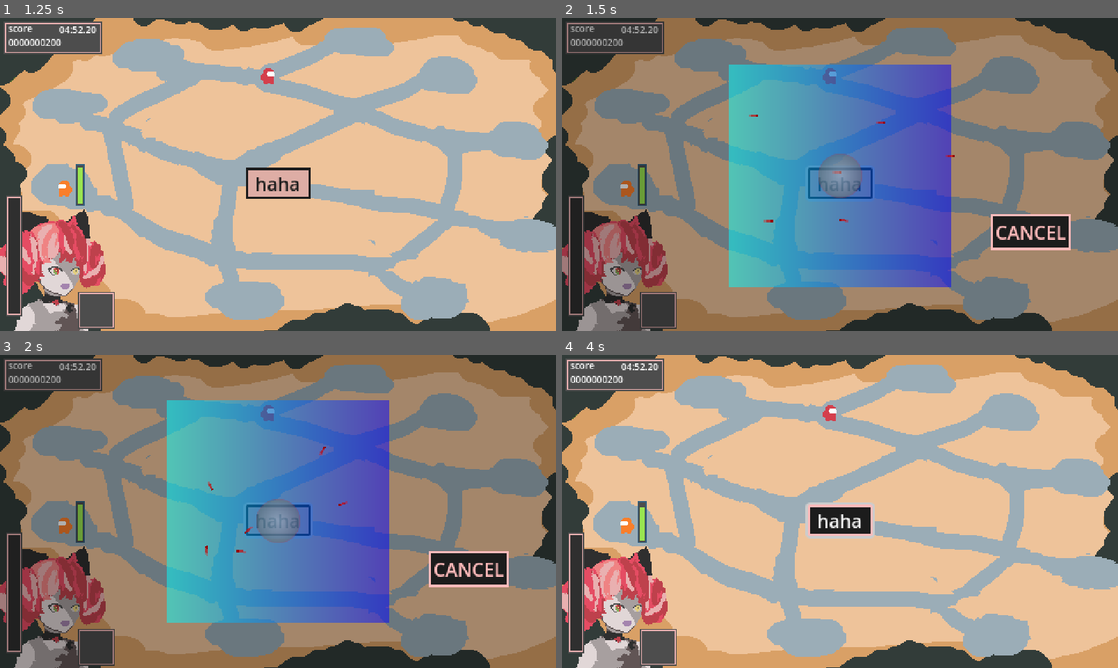
Above: before the commit, frames 1-4 (two rows, left to right).
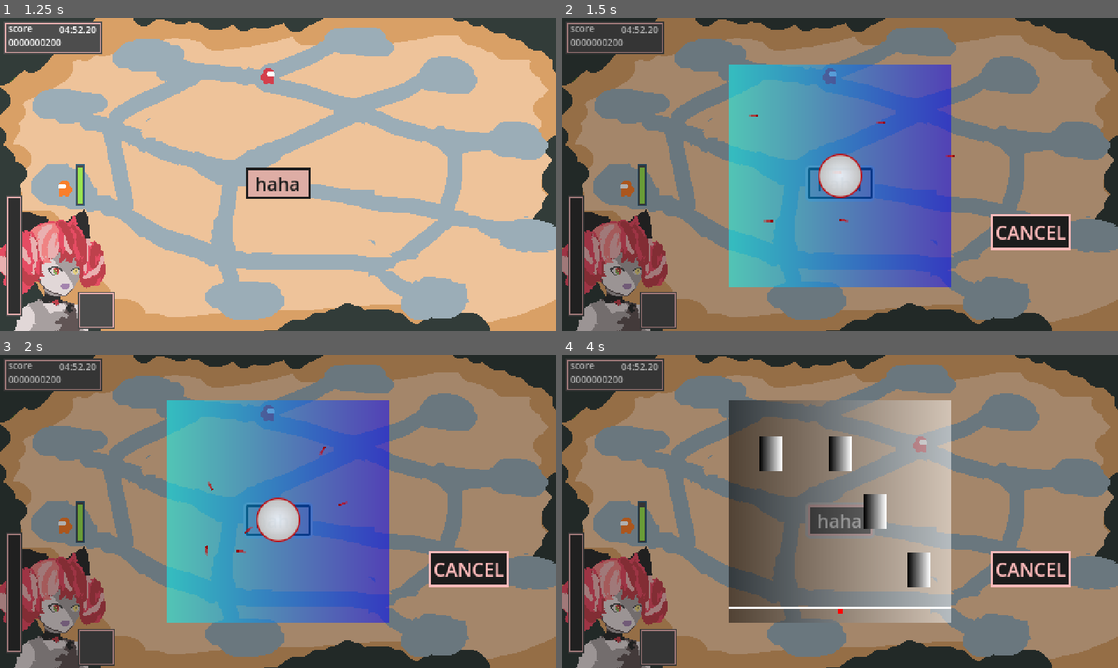
Above: after the commit, the same moments.

Repository: laxeminute/ollie-endless-date
Game: Godot game, scene res://src/interface/title_screen.tscn
Same seed, same stepped clock (60 frames per second), same inputs: the game is played once before the commit and once after it.
Inputs (mouse positions are in pixels of both pictures, inside the frame that each line leads up to):
- Up to frame 1 (1.25 s): click "start" at 0.5 s
- Up to frame 2 (1.5 s): click "haha" at 1.25 s
- Up to frame 3 (2 s): no input
- Up to frame 4 (4 s): click "haha" at 2 s; click "haha" at 2.75 s; move the mouse to (962, 495) at 3.52 s; press the mouse at (962, 495) at 3.53 s

Frame 1 is identical in both runs. In frame 2, 0.9% of the frame differs, in the area x 46-54%, y 43-58%; in frame 3, 0.9%; in frame 4, 88%, in the area x 0-100%, y 0-100%.

Commit message:
Rework activity inputs and polish fish game

Diff:
--- a/project.godot
+++ b/project.godot
@@ -42,6 +42,7 @@
 [layer_names]
 
 2d_physics/layer_5="fish"
+2d_physics/layer_8="mouse"
 
 [rendering]
 
--- a/src/autoload/globals.gd
+++ b/src/autoload/globals.gd
@@ -2,3 +2,14 @@
 
 signal leave_counted_down
 const SITE_COLLISION_LAYER = 1
+
+
+func exp_decay(from: Variant, to: Variant, dt: float, decay: float = 16):
+	## Used for framerate-independent smoothing.
+	if typeof(from) != typeof(to):
+		push_error("Types mismatched for source and destination")
+		return null
+	if from is float:
+		return to + (from - to) * exp(-decay * dt)
+	if from is Vector2:
+		return Vector2(exp_decay(from.x, to.x, dt, decay), exp_decay(from.y, to.y, dt, decay))
--- a/src/level/activity/activity_overlay.tscn
+++ b/src/level/activity/activity_overlay.tscn
@@ -12,6 +12,7 @@
 anchor_bottom = 1.0
 grow_horizontal = 2
 grow_vertical = 2
+mouse_filter = 2
 color = Color(0, 0, 0, 0.313726)
 script = ExtResource("1_k8w4x")
 activity_scenes = Array[PackedScene]([ExtResource("2_yqi1v"), ExtResource("2_p3a7k")])
--- a/src/level/activity/goldfish/catcher.gd
+++ b/src/level/activity/goldfish/catcher.gd
@@ -1,5 +1,9 @@
 class_name Catcher
 extends Area2D
+
+signal caught_fish
+
+@export var catch_duration: float = 0.7
 
 var radius: float:
 	get:
@@ -7,9 +11,20 @@
 var catching: bool = false
 
 
-func catch() -> bool:
+func catch() -> void:
+	if catching:
+		return
 	catching = true
 	# TODO: play sound
-	await get_tree().create_timer(0.7).timeout  # TODO: replace with animation
+	z_index = 0
+	var tween := create_tween()
+	tween.set_ease(Tween.EASE_IN)
+	tween.set_trans(Tween.TRANS_SINE)
+	tween.tween_property(self, "modulate", Color.WHITE, catch_duration).from(
+		Color(Color.WHITE, 0.3)
+	)
+	await tween.finished
+	z_index = 1
 	catching = false
-	return has_overlapping_areas()
+	if has_overlapping_areas():
+		caught_fish.emit()
--- a/src/level/activity/goldfish/catcher.tscn
+++ b/src/level/activity/goldfish/catcher.tscn
@@ -3,8 +3,8 @@
 [ext_resource type="Script" uid="uid://d0yei3iwxi1c" path="res://src/level/activity/goldfish/catcher.gd" id="1_wk5ja"]
 
 [sub_resource type="Gradient" id="Gradient_wk5ja"]
-offsets = PackedFloat32Array(0, 0.935065, 1)
-colors = PackedColorArray(0.72549, 0.72549, 0.72549, 0.564706, 0.431373, 0.431373, 0.431373, 0.564706, 1, 0, 0, 0)
+offsets = PackedFloat32Array(0, 0.883117, 0.941558, 1)
+colors = PackedColorArray(1, 1, 1, 0.854902, 0.760784, 0.760784, 0.760784, 1, 0.760784, 0, 0, 1, 1, 0, 0, 0)
 
 [sub_resource type="GradientTexture2D" id="GradientTexture2D_hqeum"]
 gradient = SubResource("Gradient_wk5ja")
--- a/src/level/activity/goldfish/goldfish_activity.gd
+++ b/src/level/activity/goldfish/goldfish_activity.gd
@@ -7,27 +7,24 @@
 const HALF_HEIGHT = HEIGHT / 2.0
 const HALF_WIDTH = WIDTH / 2.0
 
+@export var catcher_agility: float = 16.0
+
 @onready var catcher: Catcher = $Catcher
 
 
-func _input(event: InputEvent) -> void:
-	if event.is_action_pressed("activity_action"):
-		_catch()
-
-
-func _process(_delta: float) -> void:
+func _process(delta: float) -> void:
 	if catcher.catching:
 		return
-	# TODO: position smoothing
-	catcher.position = get_local_mouse_position().clamp(
+	var target_position: Vector2 = get_local_mouse_position().clamp(
 		Vector2(-HALF_WIDTH + catcher.radius, -HALF_HEIGHT + catcher.radius),
 		Vector2(HALF_WIDTH - catcher.radius, HALF_HEIGHT - catcher.radius)
 	)
+	catcher.position = Globals.exp_decay(catcher.position, target_position, delta, catcher_agility)
 
 
-func _catch() -> void:
-	if catcher.catching:
-		return
-	var caught = await catcher.catch()
-	if caught:
-		completed.emit()
+func _on_click_detector_clicked() -> void:
+	catcher.catch()
+
+
+func _on_catcher_caught_fish() -> void:
+	completed.emit()
--- a/src/level/activity/goldfish/goldfish_activity.tscn
+++ b/src/level/activity/goldfish/goldfish_activity.tscn
@@ -1,8 +1,9 @@
-[gd_scene load_steps=6 format=3 uid="uid://ccaep7x1vwor2"]
+[gd_scene load_steps=8 format=3 uid="uid://ccaep7x1vwor2"]
 
 [ext_resource type="Script" uid="uid://dbxhitcs013rf" path="res://src/level/activity/goldfish/goldfish_activity.gd" id="1_kstk1"]
 [ext_resource type="PackedScene" uid="uid://dxje2lxp6qxfr" path="res://src/level/activity/goldfish/fish.tscn" id="2_lxsmm"]
 [ext_resource type="PackedScene" uid="uid://d4c6vhxq7lciu" path="res://src/level/activity/goldfish/catcher.tscn" id="3_aertf"]
+[ext_resource type="Script" uid="uid://d175w5sjdjnup" path="res://src/level/click_detector.gd" id="4_0fyby"]
 
 [sub_resource type="Gradient" id="Gradient_8152h"]
 offsets = PackedFloat32Array(0.012987, 0.993506)
@@ -13,12 +14,19 @@
 width = 192
 height = 192
 
+[sub_resource type="RectangleShape2D" id="RectangleShape2D_i03pl"]
+size = Vector2(192, 192)
+
 [node name="GoldfishActivity" type="Node2D"]
 script = ExtResource("1_kstk1")
 
 [node name="Background" type="Sprite2D" parent="."]
 texture = SubResource("GradientTexture2D_bvick")
 metadata/_edit_lock_ = true
+
+[node name="Catcher" parent="." instance=ExtResource("3_aertf")]
+z_index = 1
+collision_layer = 128
 
 [node name="Fishes" type="CanvasGroup" parent="."]
 
@@ -34,4 +42,16 @@
 
 [node name="Fish6" parent="Fishes" instance=ExtResource("2_lxsmm")]
 
-[node name="Catcher" parent="." instance=ExtResource("3_aertf")]
+[node name="FullArea" type="Area2D" parent="."]
+
+[node name="CollisionShape2D" type="CollisionShape2D" parent="FullArea"]
+shape = SubResource("RectangleShape2D_i03pl")
+debug_color = Color(0.438457, 0.454766, 1, 0.42)
+
+[node name="ClickDetector" type="Node" parent="FullArea" node_paths=PackedStringArray("area")]
+script = ExtResource("4_0fyby")
+area = NodePath("..")
+metadata/_custom_type_script = "uid://d175w5sjdjnup"
+
+[connection signal="caught_fish" from="Catcher" to="." method="_on_catcher_caught_fish"]
+[connection signal="clicked" from="FullArea/ClickDetector" to="." method="_on_click_detector_clicked"]
--- a/src/level/activity/sharpshooting/sharpshooting_activity.gd
+++ b/src/level/activity/sharpshooting/sharpshooting_activity.gd
@@ -23,17 +23,6 @@
 
 func _ready() -> void:
 	reset()
-
-
-func _input(event: InputEvent) -> void:
-	if not event.is_action_pressed("activity_action"):
-		return
-	if tween_y.is_running():
-		tween_y.kill()  # lock vertical in place
-		_setup_tween_x()
-	elif tween_x.is_running():
-		tween_x.kill()
-		_fire()
 
 
 func _process(_delta: float) -> void:
@@ -97,3 +86,12 @@
 	tween_x.tween_property(aim_x, "position", HALF_WIDTH * Vector2.RIGHT, aim_duration.x)
 	tween_x.tween_property(aim_x, "position", HALF_WIDTH * Vector2.LEFT, aim_duration.x)
 	tween_x.custom_step(aim_duration.x / 2.0)
+
+
+func _on_click_detector_clicked() -> void:
+	if tween_y.is_running():
+		tween_y.kill()  # lock vertical in place
+		_setup_tween_x()
+	elif tween_x.is_running():
+		tween_x.kill()
+		_fire()
--- a/src/level/activity/sharpshooting/sharpshooting_activity.tscn
+++ b/src/level/activity/sharpshooting/sharpshooting_activity.tscn
@@ -1,7 +1,8 @@
-[gd_scene load_steps=8 format=3 uid="uid://b3qbvcbj5avoy"]
+[gd_scene load_steps=10 format=3 uid="uid://b3qbvcbj5avoy"]
 
 [ext_resource type="PackedScene" uid="uid://cawcs6blimd6n" path="res://src/level/activity/sharpshooting/target.tscn" id="1_bvick"]
 [ext_resource type="Script" uid="uid://p5evdjf50hk7" path="res://src/level/activity/sharpshooting/sharpshooting_activity.gd" id="1_tlbpb"]
+[ext_resource type="Script" uid="uid://d175w5sjdjnup" path="res://src/level/click_detector.gd" id="3_txmst"]
 
 [sub_resource type="Gradient" id="Gradient_8152h"]
 offsets = PackedFloat32Array(0, 0.993506)
@@ -26,6 +27,9 @@
 
 [sub_resource type="RectangleShape2D" id="RectangleShape2D_tlbpb"]
 size = Vector2(4, 4)
+
+[sub_resource type="RectangleShape2D" id="RectangleShape2D_txmst"]
+size = Vector2(192, 192)
 
 [node name="SharpshootingActivity" type="Node2D"]
 script = ExtResource("1_tlbpb")
@@ -75,3 +79,18 @@
 
 [node name="CollisionShape2D" type="CollisionShape2D" parent="Crosshair"]
 shape = SubResource("RectangleShape2D_tlbpb")
+
+[node name="FullArea" type="Area2D" parent="."]
+collision_layer = 128
+collision_mask = 0
+
+[node name="CollisionShape2D" type="CollisionShape2D" parent="FullArea"]
+shape = SubResource("RectangleShape2D_txmst")
+debug_color = Color(0.438457, 0.454766, 1, 0.42)
+
+[node name="ClickDetector" type="Node" parent="FullArea" node_paths=PackedStringArray("area")]
+script = ExtResource("3_txmst")
+area = NodePath("..")
+metadata/_custom_type_script = "uid://d175w5sjdjnup"
+
+[connection signal="clicked" from="FullArea/ClickDetector" to="." method="_on_click_detector_clicked"]
--- /dev/null
+++ b/src/level/click_detector.gd
@@ -0,0 +1,22 @@
+class_name ClickDetector
+extends Node
+
+signal clicked
+
+@export var area: Area2D
+@export var click_mask: MouseButtonMask = MOUSE_BUTTON_MASK_LEFT
+
+
+func _ready() -> void:
+	area.input_event.connect(_on_area_input_event)
+
+
+func _on_area_input_event(_viewport: Node, event: InputEvent, _shape_idx: int) -> void:
+	var mouse_input := event as InputEventMouseButton
+	if not mouse_input:
+		return
+	if not mouse_input.pressed:
+		return
+	if not mouse_input.button_mask == click_mask:
+		return
+	clicked.emit()
Not shown, added: src/level/click_detector.gd.uid
